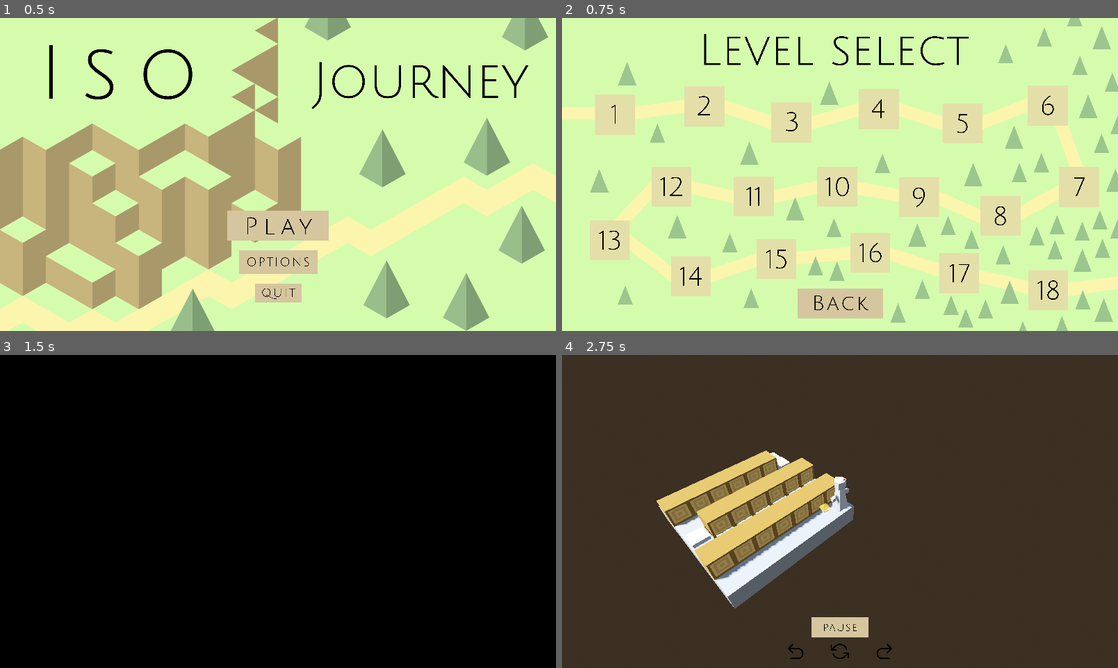
Above: before the commit, frames 1-4 (two rows, left to right).
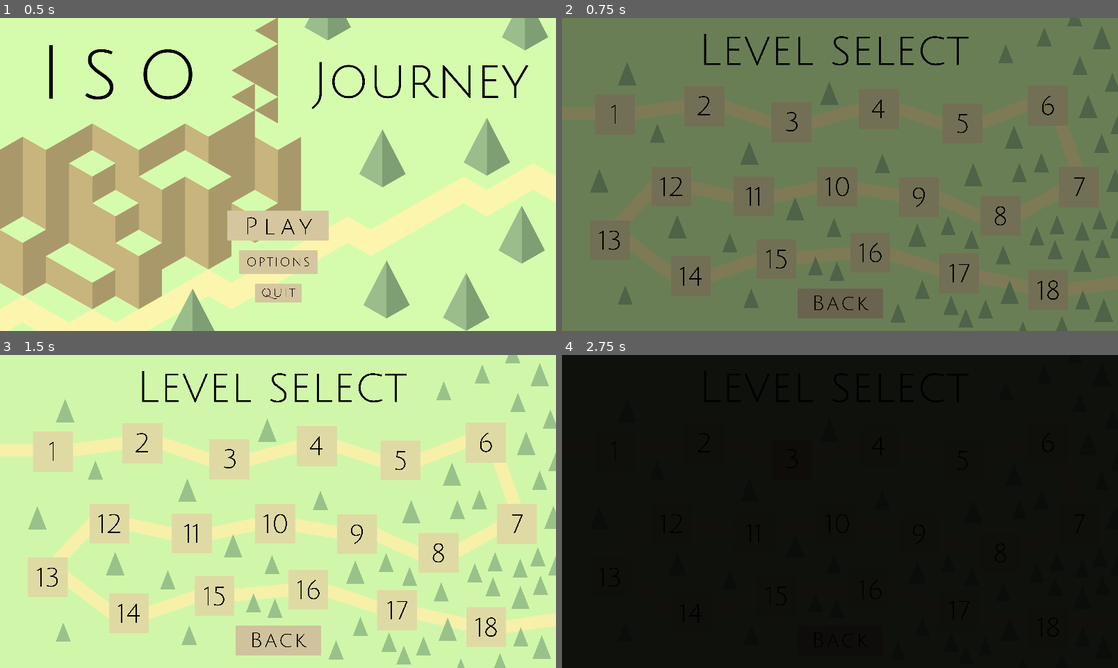
Above: after the commit, the same moments.

Repository: Jnight1104/Iso-Journey
Game: Godot game, scene res://Scenes/Main_menu.tscn
Same seed, same stepped clock (60 frames per second), same inputs: the game is played once before the commit and once after it. The project has no main scene, so this scene is started directly.
Inputs (mouse positions are in pixels of both pictures, inside the frame that each line leads up to):
- Up to frame 1 (0.5 s): no input
- Up to frame 2 (0.75 s): click (840, 224) at 0.5 s
- Up to frame 3 (1.5 s): click (144, 442) at 1.25 s
- Up to frame 4 (2.75 s): click (789, 458) at 2.02 s

Frame 1 is identical in both runs. In frame 2, 99% of the frame differs, in the area x 0-100%, y 0-100%; in frame 3, 99%; in frame 4, 100%.

Commit message:
Implemented screen fading to level select and adjusted fade timings

Diff:
--- a/Scenes/Level_1.tscn
+++ b/Scenes/Level_1.tscn
@@ -58,8 +58,6 @@
 [node name="Win_screen" parent="." instance=ExtResource("6_72dg4")]
 visible = false
 
-[node name="Pause_menu" parent="." instance=ExtResource("3_1rvrs")]
-
 [node name="Player" parent="." instance=ExtResource("1_e747c")]
 transform = Transform3D(1, 0, 0, 0, 1, 0, 0, 0, 1, 0, 0.5, 0)
 
@@ -235,3 +233,5 @@
 
 [node name="Tree59" parent="Trees" instance=ExtResource("10_kksci")]
 transform = Transform3D(1, 0, 0, 0, 1, 0, 0, 0, 1, 6, 1.2, -33)
+
+[node name="Pause_menu" parent="." instance=ExtResource("3_1rvrs")]
--- a/Scenes/Level_select_menu.tscn
+++ b/Scenes/Level_select_menu.tscn
@@ -61,6 +61,14 @@
 icon = ExtResource("3_ykujf")
 flat = true
 
+[node name="Fade" type="ColorRect" parent="."]
+modulate = Color(0, 0, 0, 1)
+offset_right = 1152.0
+offset_bottom = 648.0
+color = Color(0, 0, 0, 1)
+
+[node name="Fade_timer" type="Timer" parent="."]
+
 [connection signal="button_up" from="Level_1" to="." method="_level_1_pressed"]
 [connection signal="mouse_entered" from="Level_1" to="." method="_level_1_mouse_entered"]
 [connection signal="mouse_exited" from="Level_1" to="." method="_level_1_mouse_exited"]
@@ -73,3 +81,4 @@
 [connection signal="button_up" from="Back" to="." method="_back_button_pressed"]
 [connection signal="mouse_entered" from="Back" to="." method="_back_mouse_entered"]
 [connection signal="mouse_exited" from="Back" to="." method="_back_mouse_exited"]
+[connection signal="timeout" from="Fade_timer" to="." method="_fade_timer_done"]
--- a/Scenes/Pause_menu.tscn
+++ b/Scenes/Pause_menu.tscn
@@ -221,6 +221,7 @@
 flat = true
 
 [node name="Fade" type="ColorRect" parent="."]
+modulate = Color(0, 0, 0, 1)
 layout_mode = 0
 offset_right = 1152.0
 offset_bottom = 648.0
--- a/Scripts/level_select_menu.gd
+++ b/Scripts/level_select_menu.gd
@@ -3,32 +3,56 @@
 @onready var global = get_node("/root/Global")
 const TRANSPARENT : Color = Color(1, 1, 1, 1)
 const DARKENED : Color = Color(0.9, 0.9, 0.9, 1)
-
+const FADE_IN: float = 1.0
+const FADE_OUT: float = 0.0
+const FADE_SCALE: float = 4.0
+const FADE_TIME: float = 1.0
+var fade: Color = Color(0, 0, 0, 1)
+var fade_target: float = 0.0
 
 # Called when the node enters the scene tree for the first time.
 func _ready():
 	$Back.set_modulate(TRANSPARENT)
+	$Fade.show()
+	$Fade.set_modulate(fade)
+	fade_target = FADE_OUT
+	$Fade_timer.start(FADE_TIME)
+
+
+func _process(delta):
+	fade.a = lerp(fade.a, fade_target, FADE_SCALE * delta)
+	$Fade.set_modulate(fade)
 
 
 # Begins level 1 when it is pressed
 func _level_1_pressed():
 	global.level = 1
-	get_tree().change_scene_to_file("res://Scenes/Level_1.tscn")
+	$Fade.show()
+	fade_target = FADE_IN
+	$Fade_timer.start(FADE_TIME)
+
 
 # Begins level 2 when it is pressed
 func _level_2_pressed():
 	global.level = 2
-	get_tree().change_scene_to_file("res://Scenes/Level_2.tscn")
+	$Fade.show()
+	fade_target = FADE_IN
+	$Fade_timer.start(FADE_TIME)
 
 
 func _level_3_pressed():
 	global.level = 3
-	get_tree().change_scene_to_file("res://Scenes/Level_3.tscn")
+	$Fade.show()
+	fade_target = FADE_IN
+	$Fade_timer.start(FADE_TIME)
 
 
 # Navigation back to main menu when back is pressed
 func _back_button_pressed():
-	get_tree().change_scene_to_file("res://Scenes/Main_menu.tscn")
+	global.level = 0
+	$Fade.show()
+	fade_target = FADE_IN
+	$Fade_timer.start(FADE_TIME)
 
 
 func _back_mouse_entered():
@@ -61,3 +85,17 @@
 
 func _level_3_mouse_exited():
 	$Level_3.set_modulate(TRANSPARENT)
+
+
+func _fade_timer_done():
+	if fade_target == FADE_OUT:
+		$Fade.hide()
+	else:
+		if global.level == 0:
+			get_tree().change_scene_to_file("res://Scenes/Main_menu.tscn")
+		elif global.level == 1:
+			get_tree().change_scene_to_file("res://Scenes/Level_1.tscn")
+		elif global.level == 2:
+			get_tree().change_scene_to_file("res://Scenes/Level_2.tscn")
+		elif global.level == 3:
+			get_tree().change_scene_to_file("res://Scenes/Level_3.tscn")
--- a/Scripts/pause_menu.gd
+++ b/Scripts/pause_menu.gd
@@ -8,8 +8,8 @@
 const FADE_OUT: float = 0.0
 const TRANSPARENCY_SCALE: float = 10.0
 const MAX_REPEAT_RANGE: int = 101
-const FADE_INCREMENT: float = 0.1
-const FADE_TIME: float = 0.5
+const FADE_SCALE: float = 4.0
+const FADE_TIME: float = 1.0
 var transparency: Color = Color(1, 1, 1, 0)
 var transparency_target: float = 0.0
 var fade: Color = Color(0, 0, 0, 1)
@@ -25,7 +25,7 @@
 	global.paused = true
 	$Pause_screen_ui.set_modulate(transparency)
 	$Fade.set_modulate(fade)
-	fade_target = 0.0
+	fade_target = FADE_OUT
 	$Fade_timer.start(FADE_TIME)
 
 
@@ -39,7 +39,8 @@
 				resume()
 	transparency.a = lerp(transparency.a, transparency_target, TRANSPARENCY_SCALE * delta)
 	$Pause_screen_ui.set_modulate(transparency)
-	fade.a = lerp(fade.a, fade_target, TRANSPARENCY_SCALE * delta)
+	fade.a = lerp(fade.a, fade_target, FADE_SCALE * delta)
+	$Fade.set_modulate(fade)
 
 
 # Pauses the game on pause button pressed
@@ -134,10 +135,13 @@
 
 
 func _restart_button_pressed():
+	fading = true
+	$Fade.show()
 	global.paused = true
 	global.undoing = false
 	global.redoing = false
-	get_tree().reload_current_scene()
+	fade_target = FADE_IN
+	$Fade_timer.start(FADE_TIME)
 
 
 func _restart_mouse_entered():
@@ -149,6 +153,9 @@
 
 
 func _fade_timer_done():
-	global.paused = false
-	fading = false
-	$Fade.hide()
+	if fade_target == FADE_OUT:
+		global.paused = false
+		fading = false
+		$Fade.hide()
+	else:
+		get_tree().reload_current_scene()
